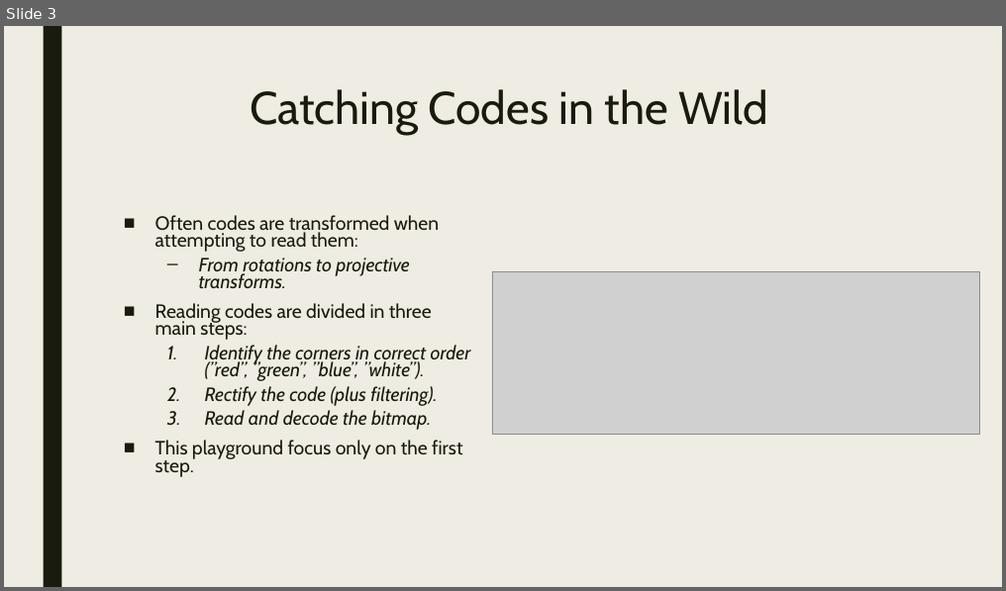
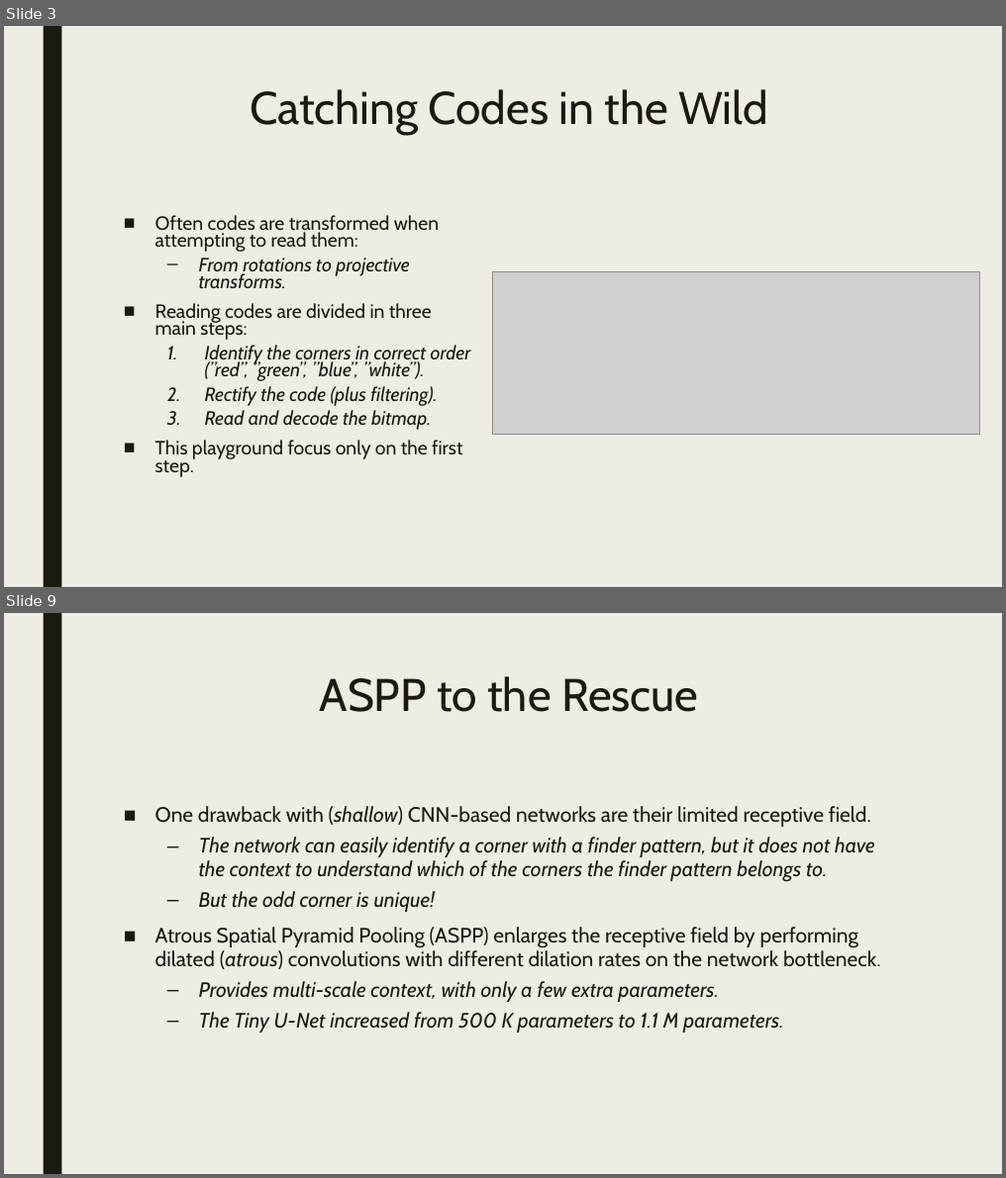
Before and after one commit to Origo-Vision/qr-corners, a slide deck: doc/qr-corners.pptx. Shown one above the other, each under a label of ours: slide 3 before the commit, slides 3 and 9 after it; the slides between them are not shown. The pictures are 1006x591 and 1006x1178 pixels, drawn with LibreOffice and Linux fonts; fonts in the diff are those of the drawing; grey boxes stand for pictures. Boxes give left, top, right and bottom in pixels: in the first picture for what was removed or moved away, otherwise in the second. Text is boxed around its words. In the diff, an @@ line names an element or a change of style, - is before the commit and + after.

```diff
--- a/doc/qr-corners.pptx
+++ b/doc/qr-corners.pptx
@@ slide 9 added at <box>4,613,1002,1174</box>, background #EFEDE3; not listed: 1 template element that a slide beside it also shows @@
@@ title added at <box>320,676,699,712</box>, 44 pt, text #191B0E @@
+ASPP to the Rescue
@@ text added at <box>155,806,881,1033</box>, 20 pt, text #191B0E, italic @@
+■ One drawback with (shallow) CNN-based networks are their limited receptive field.
+  – The network can easily identify a corner with a finder pattern, but it does not have the context to understand which of the corners the finder pattern belongs to.
+  – But the odd corner is unique!
+■ Atrous Spatial Pyramid Pooling (ASPP) enlarges the receptive field by performing dilated (atrous) convolutions with different dilation rates on the network bottleneck.
+  – Provides multi-scale context, with only a few extra parameters.
+  – The Tiny U-Net increased from 500 K parameters to 1.1 M parameters.
```
Also in this commit, not shown: 2 slides changed, 4 other slides added.
